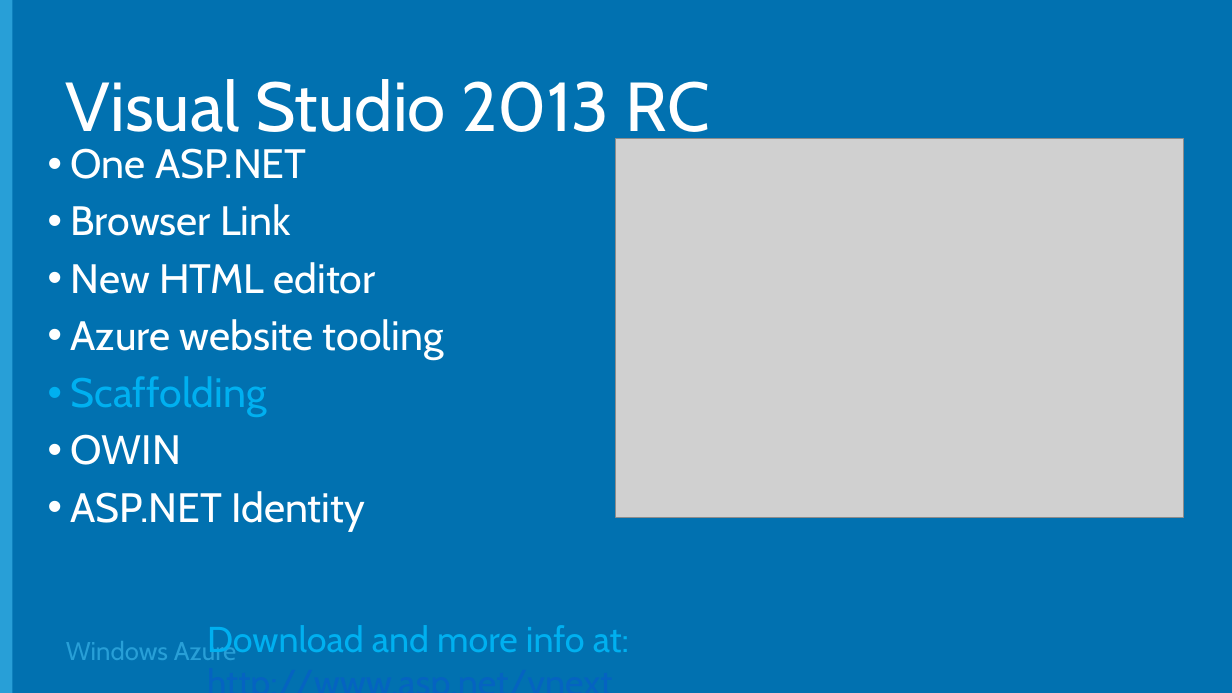
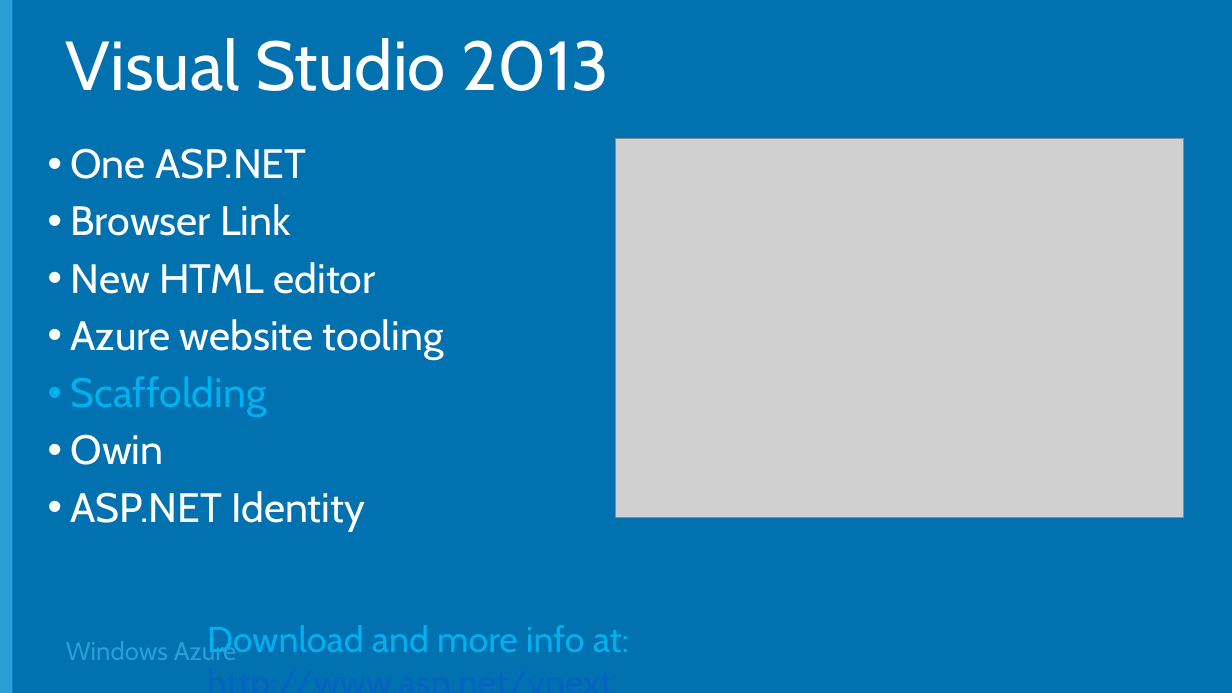
Before and after one commit to Microsoft-Web/DECK-ASPNET-and-VS-Web-Tooling, a slide deck: slide 14 of 2-ASPNET-and-VS-Web-Tooling.pptx. Drawn at 1232x693 pixels with LibreOffice and Linux fonts; fonts in the diff are those of the drawing; grey boxes stand for pictures; background and template pictures are left out. Boxes give left, top, right and bottom in pixels: in the first picture for what was removed or moved away, otherwise in the second. Text is boxed around its words. In the diff, an @@ line names an element or a change of style, - is before the commit and + after.

```diff
--- a/2-ASPNET-and-VS-Web-Tooling.pptx
+++ b/2-ASPNET-and-VS-Web-Tooling.pptx
@@ title at (66,38,609,91): text changed @@
-Visual Studio 2013 RC
+Visual Studio 2013
@@ text at (71,434,164,465): text changed @@
-• OWIN
+• Owin
```
Also in this commit, not shown: 7 other slides changed, 1 slide added, 2 slides removed, 1 other file.
